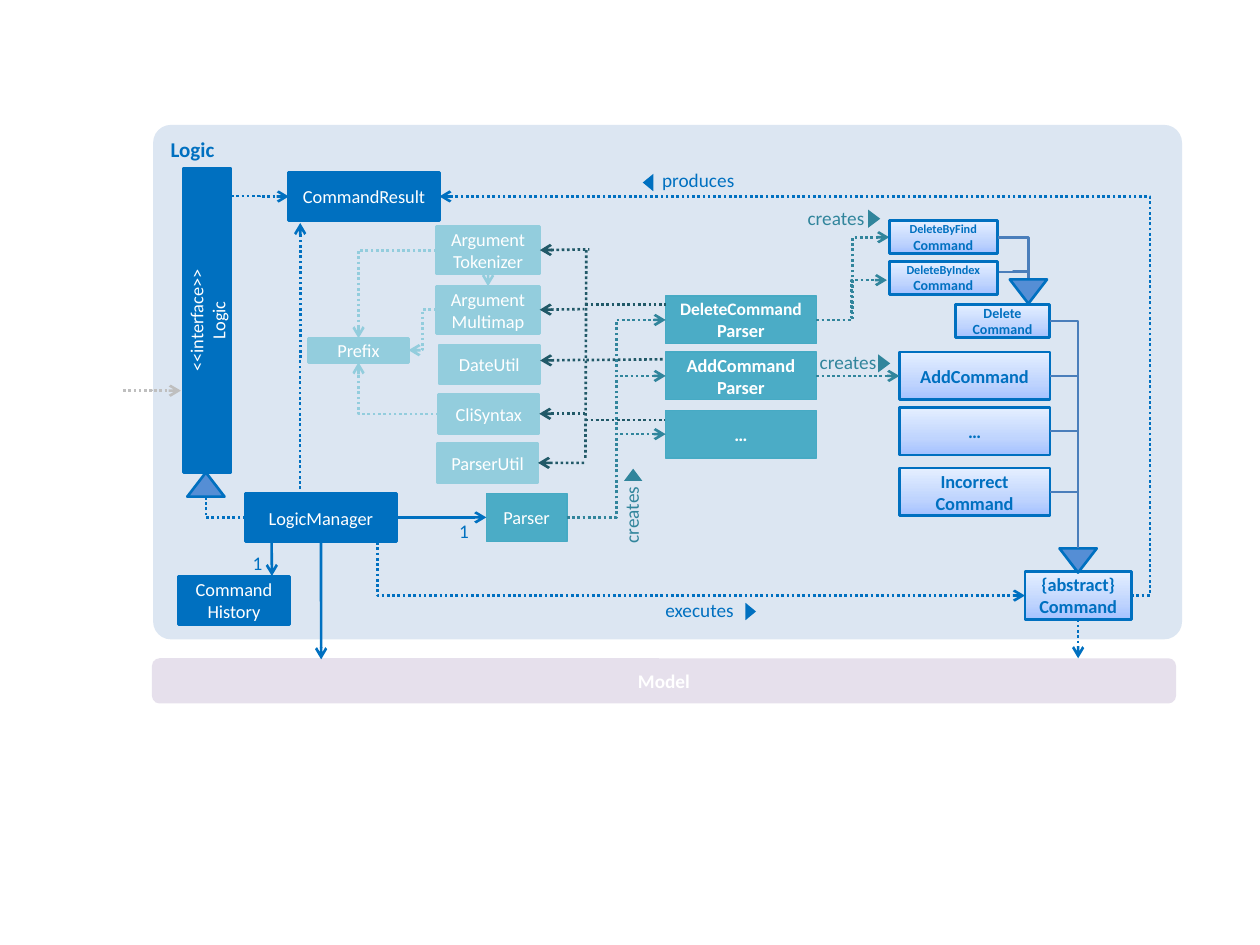
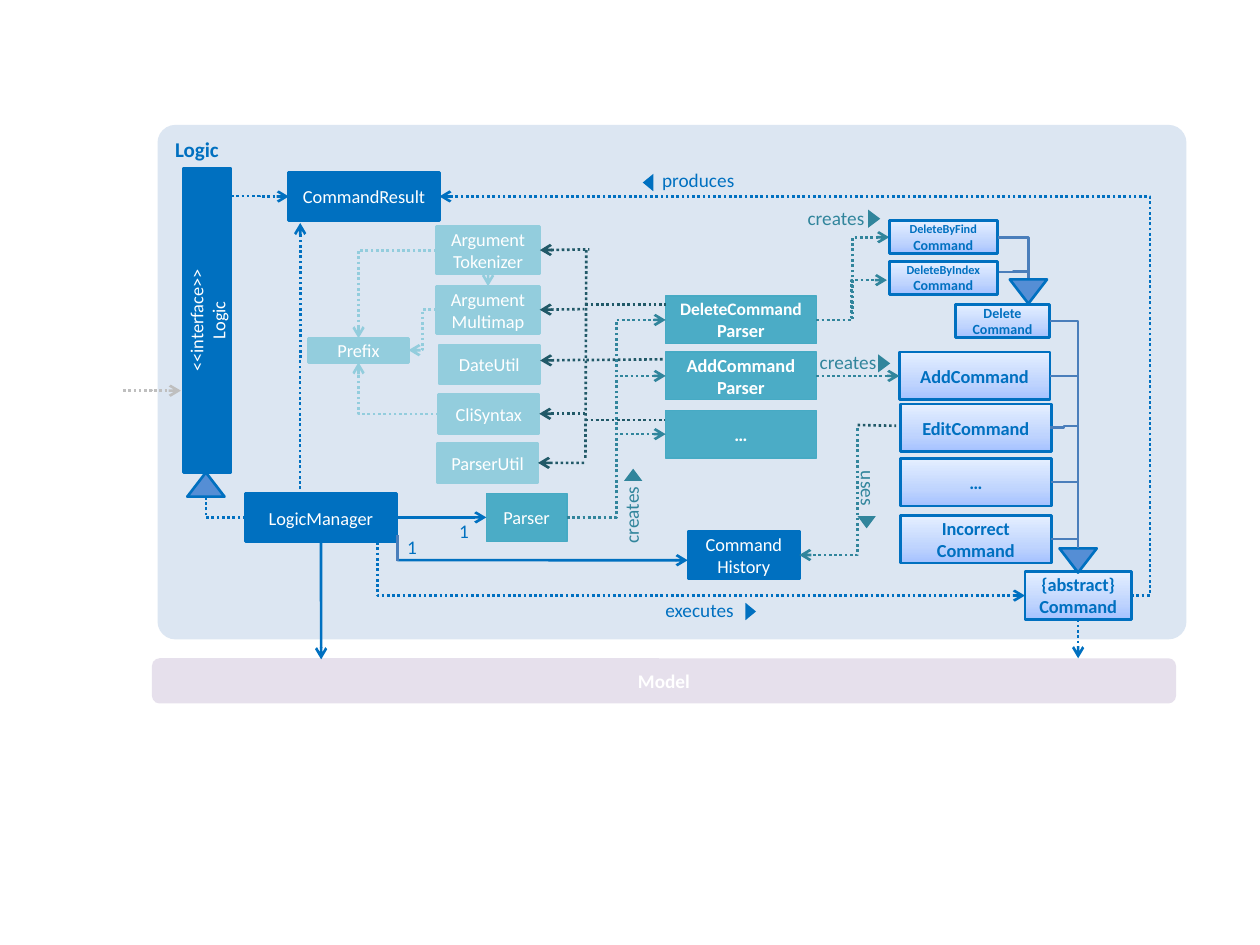
Before and after one commit to CS2103JUN2017-T2/addressbook-level4, a slide deck: slide 1 of docs/diagrams/LogicComponentClassDiagram.pptx. Drawn at 1260x945 pixels with LibreOffice and Linux fonts; fonts in the diff are those of the drawing. Boxes give left, top, right and bottom in pixels: in the first picture for what was removed or moved away, otherwise in the second. Text is boxed around its words. In the diff, an @@ line names an element or a change of style, - is before the commit and + after.

```diff
--- a/docs/diagrams/LogicComponentClassDiagram.pptx
+++ b/docs/diagrams/LogicComponentClassDiagram.pptx
@@ rounded rectangle "Logic": place and size @@
-rounded rectangle "Logic" at bbox=[152, 125, 1182, 639]
+rounded rectangle "Logic" at bbox=[158, 125, 1187, 639]
@@ rectangle added at bbox=[901, 404, 1052, 452], fill gradient #A4C4FF to #BFD4FF to #E6EEFF, outline #0070C0 1.5 pt, 10.5 pt, text #0070C0, bold @@
+EditCommand
@@ elbow arrow added from (858, 428) to (799, 554), #31859C 1.5 pt dashed @@
@@ line added from (858, 425) to (896, 426), #215968 1.5 pt dashed @@
@@ elbow line added from (1079, 426) to (1050, 427), #4B7EBC 1.5 pt @@
@@ text added at bbox=[856, 474, 879, 505], 11 pt, text #31859C @@
+uses
@@ rectangle "…": place and size @@
-rectangle "…" at bbox=[900, 407, 1051, 455]
+rectangle "…" at bbox=[901, 459, 1052, 507]
@@ elbow line moved from (1079, 548) - (1050, 431) to (1079, 548) - (1051, 483) @@
@@ elbow line added from (397, 562) to (397, 534), #4B7EBC 1.5 pt @@
@@ text "1": place and size @@
-text "1" at bbox=[253, 557, 263, 570]
+text "1" at bbox=[407, 541, 417, 554]
@@ rectangle "Command": place and size @@
-rectangle "Command" at bbox=[179, 577, 290, 625]
+rectangle "Command" at bbox=[688, 532, 799, 580]
@@ triangle added at bbox=[858, 517, 876, 529], fill #31859C @@
@@ rectangle "Incorrect Command": place and size @@
-rectangle "Incorrect Command" at bbox=[900, 467, 1051, 515]
+rectangle "Incorrect Command" at bbox=[901, 515, 1052, 563]
@@ elbow line moved from (1079, 548) - (1050, 491) to (1079, 548) - (1051, 539) @@
@@ arrow moved from (272, 543) - (272, 576) to (397, 561) - (688, 561) @@
```
Also in this commit, not shown: 5 other files.
